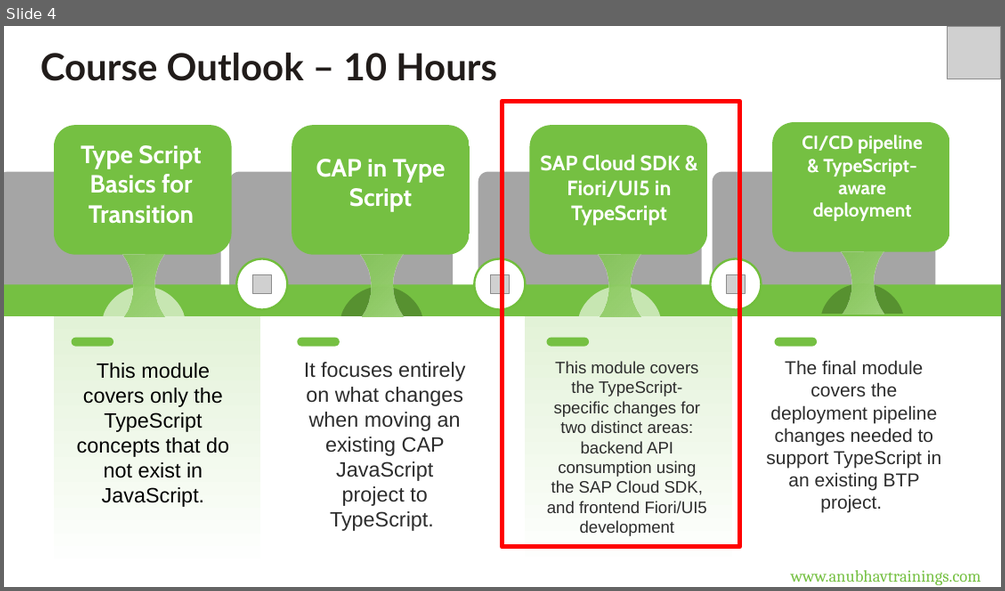
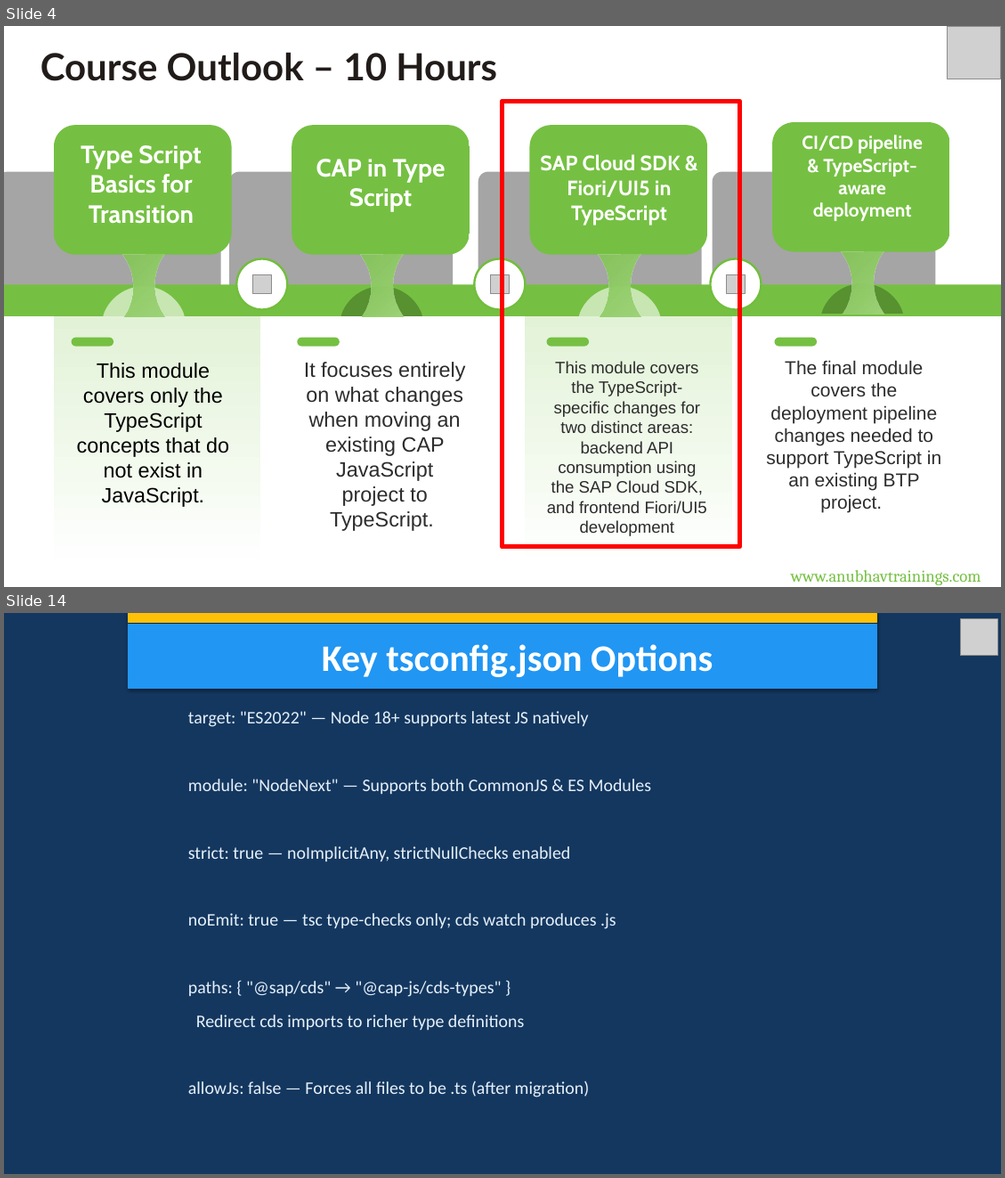
Before and after one commit to soyuztechnologies/typescript_training_capm, a slide deck: Day 3/DAY-3.pptx. Shown one above the other, each under a label of ours: slide 4 before the commit, slides 4 and 14 after it; the slides between them are not shown. The pictures are 1005x591 and 1005x1178 pixels, drawn with LibreOffice and Linux fonts; fonts in the diff are those of the drawing; grey boxes stand for pictures. Boxes give left, top, right and bottom in pixels: in the first picture for what was removed or moved away, otherwise in the second. Text is boxed around its words. In the diff, an @@ line names an element or a change of style, - is before the commit and + after.

```diff
--- a/Day 3/DAY-3.pptx
+++ b/Day 3/DAY-3.pptx
@@ slide 14 added at box(4, 613, 1001, 1174), background #14375F @@
@@ rectangle added at box(128, 613, 876, 622), fill #FFC107, outline #FFC107 0.75 pt @@
@@ rectangle added at box(128, 625, 876, 688), fill #2196F3, outline #2196F3 0.75 pt, 36 pt, text #FFFFFF, bold @@
+Key tsconfig.json Options
@@ picture added at box(960, 619, 997, 656) @@
@@ text added at box(188, 711, 652, 1097), 17 pt, text #E6F0FA @@
+target: "ES2022" — Node 18+ supports latest JS natively
+module: "NodeNext" — Supports both CommonJS & ES Modules
+strict: true — noImplicitAny, strictNullChecks enabled
+noEmit: true — tsc type-checks only; cds watch produces .js
+paths: { "@sap/cds" → "@cap-js/cds-types" }
+Redirect cds imports to richer type definitions
+allowJs: false — Forces all files to be .ts (after migration)
```
Also in this commit, not shown: 1 slide changed, 71 other slides added, 4 slides removed, 2 other files.
